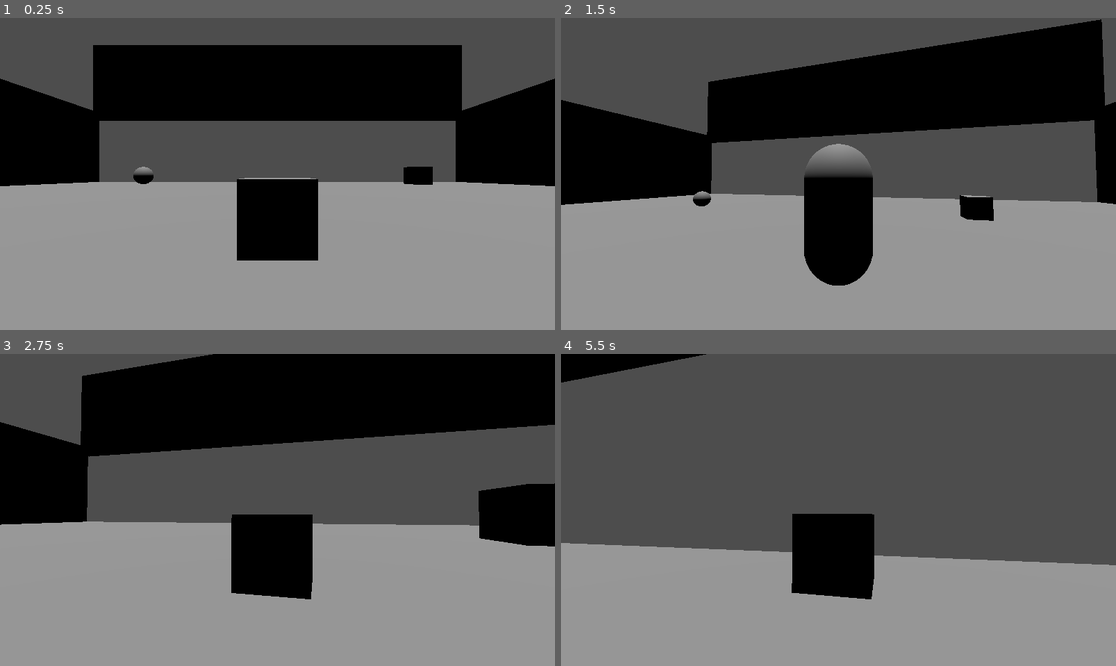
Above: before the commit, frames 1-4 (two rows, left to right).
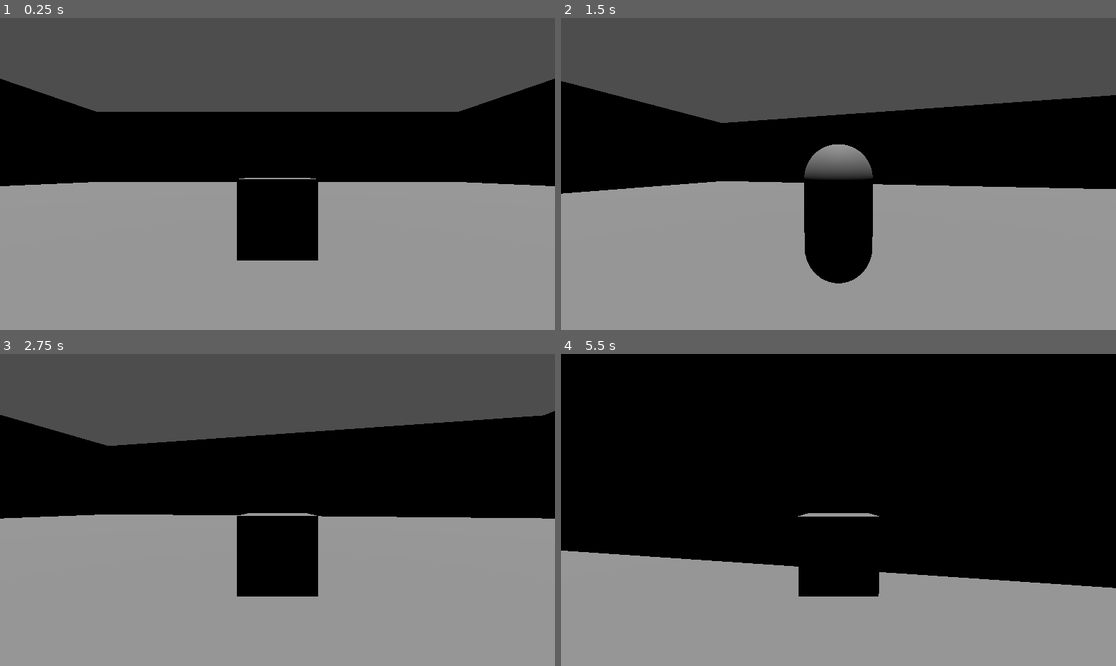
Above: after the commit, the same moments.

Repository: IMKarhu/GMTK2024
Game: Godot game, scene res://scenes/Playables/MyScene.tscn
The game is run twice, just before and just after one commit, with the same random seed, the same clock (stepped at 60 frames per second) and the same inputs.
Inputs (mouse positions are in pixels of both pictures, inside the frame that each line leads up to):
- Up to frame 1 (0.25 s): no input
- Up to frame 2 (1.5 s): move the mouse to (960, 158) at 0.52 s; hold D (move_right) 0.53-1.28 s; hold F (changeForm) 0.53-1.28 s; click (960, 158) at 0.67 s; tap Space (jump) at 0.77 s; move the mouse to (810, 174) at 1.27 s; hold W (move_forward) from 1.28 s (still down); tap E (interact) at 1.35 s
- Up to frame 3 (2.75 s): keep holding W (move_forward); tap Space (jump) at 1.52 s; move the mouse to (288, 503) at 2.02 s; hold F (changeForm) from 2.03 s (still down)
- Up to frame 4 (5.5 s): keep holding W (move_forward); move the mouse to (832, 516) at 2.77 s; release F (changeForm) at 2.78 s; tap E (interact) at 2.85, 4.35 s; tap Space (jump) at 3.02, 3.77, 4.52 s; move the mouse to (877, 513) at 3.52 s; hold F (changeForm) 3.53-4.28 s; move the mouse to (794, 506) at 4.27 s; move the mouse to (844, 510) at 5.02 s; hold F (changeForm) from 5.03 s (still down)

The runs differ from the first frame. In frame 1, 26% of the frame differs, in the area x 4-84%, y 8-54%; in frame 2, 30%; in frame 3, 43%; in frame 4, 66%, in the area x 0-100%, y 0-79%.

Commit message:
Modify movement, hopefully it is good enough

Diff:
--- a/OnlyDown/scenes/Player.tscn
+++ b/OnlyDown/scenes/Player.tscn
@@ -1,7 +1,8 @@
-[gd_scene load_steps=6 format=3 uid="uid://ld53tljlh81y"]
+[gd_scene load_steps=7 format=3 uid="uid://ld53tljlh81y"]
 
 [ext_resource type="Script" path="res://src/Player.gd" id="1_t77la"]
 [ext_resource type="Script" path="res://src/CameraController.gd" id="2_08ip3"]
+[ext_resource type="Script" path="res://src/MovementController.gd" id="2_vkd70"]
 
 [sub_resource type="TorusMesh" id="TorusMesh_v8sfi"]
 
@@ -20,6 +21,11 @@
 [node name="Collision" type="CollisionShape3D" parent="."]
 shape = SubResource("BoxShape3D_8daik")
 
+[node name="MovementController" type="Node" parent="." node_paths=PackedStringArray("m_player", "m_mesh")]
+script = ExtResource("2_vkd70")
+m_player = NodePath("..")
+m_mesh = NodePath("../Mesh")
+
 [node name="CameraRoot" type="Node3D" parent="."]
 transform = Transform3D(1, 0, 0, 0, 1, 0, 0, 0, 1, 0, 0.563407, 0)
 script = ExtResource("2_08ip3")
@@ -29,7 +35,14 @@
 [node name="CameraVertical" type="Node3D" parent="CameraRoot/CameraHorizontal"]
 
 [node name="SpringArm3D" type="SpringArm3D" parent="CameraRoot/CameraHorizontal/CameraVertical"]
+transform = Transform3D(-1, 0, -8.74228e-08, 0, 1, 0, 8.74228e-08, 0, -1, 0, 0, 0)
 spring_length = 3.0
 
 [node name="MainCamera" type="Camera3D" parent="CameraRoot/CameraHorizontal/CameraVertical/SpringArm3D"]
-transform = Transform3D(1, 0, 0, 0, 1, 0, 0, 0, 1, 0, 0, 3.349)
+transform = Transform3D(1, 0, 0, 0, 1, 0, 0, 0, 1, 0, 0, 2.95593)
+
+[connection signal="setAcceleration" from="." to="MovementController" method="_on_setAcceleration"]
+[connection signal="setMovementDirection" from="." to="MovementController" method="_on_setMovementDirection"]
+[connection signal="setSpeed" from="." to="MovementController" method="_on_setSpeed"]
+[connection signal="setVelocity" from="." to="MovementController" method="_on_setVelocity"]
+[connection signal="setCameraRotation" from="CameraRoot" to="MovementController" method="_on_setCameraRotation"]
--- a/OnlyDown/src/CameraController.gd
+++ b/OnlyDown/src/CameraController.gd
@@ -1,4 +1,6 @@
 extends Node
+
+signal setCameraRotation(_m_cameraRotation: float)
 
 @onready var m_cameraHorizontal = $CameraHorizontal
 @onready var m_cameraVertical = $CameraHorizontal/CameraVertical
@@ -39,3 +41,5 @@
 	m_vertical = clamp(m_vertical, m_min, m_max)
 	m_cameraHorizontal.rotation_degrees.y = lerp(m_cameraHorizontal.rotation_degrees.y, m_Horizontal, m_horizontalAcceleration * delta)
 	m_cameraVertical.rotation_degrees.x = lerp(m_cameraVertical.rotation_degrees.x, m_vertical, m_verticalAcceleration * delta)
+
+	setCameraRotation.emit(m_cameraHorizontal.rotation.y)
--- /dev/null
+++ b/OnlyDown/src/MovementController.gd
@@ -0,0 +1,40 @@
+extends Node
+
+## EXPORTS ##
+@export var m_player: CharacterBody3D
+@export var m_mesh: MeshInstance3D
+@export var m_rotationSpeed: float = 8
+
+## VARIABLES ##
+var m_direction: Vector3
+var m_velocity: Vector3
+var m_acceleration: float
+var m_speed: float
+var m_cameraRotation: float = 0
+
+
+func _physics_process(delta):
+	m_velocity.x = m_speed * m_direction.normalized().x
+	m_velocity.z = m_speed * m_direction.normalized().z
+
+	m_player.velocity = m_player.velocity.lerp(m_velocity, m_acceleration * delta)
+	m_player.move_and_slide()
+
+	var targetRotation = atan2(m_direction.x, m_direction.z) - m_player.rotation.y
+	m_mesh.rotation.y = lerp_angle(m_mesh.rotation.y, targetRotation, m_rotationSpeed * delta)
+
+
+func _on_setMovementDirection(_m_movementDirection: Vector3):
+	m_direction = _m_movementDirection.rotated(Vector3.UP, m_cameraRotation)
+
+func _on_setVelocity(_m_velocity: Vector3):
+	m_velocity = _m_velocity
+
+func _on_setSpeed(_m_speed: float):
+	m_speed = _m_speed
+
+func _on_setAcceleration(_m_acceleration: float):
+	m_acceleration = _m_acceleration
+
+func _on_setCameraRotation(_m_cameraRotation: float):
+	m_cameraRotation = _m_cameraRotation
--- a/OnlyDown/src/Player.gd
+++ b/OnlyDown/src/Player.gd
@@ -10,7 +10,14 @@
 const SPEED = 5.0
 const JUMP_VELOCITY = 4.5
 
-@export var m_camera: Camera3D
+signal setMovementDirection(_m_movementDirection: Vector3)
+signal setVelocity(_m_velocity: Vector3)
+signal setSpeed(_m_speed: float)
+signal setAcceleration(_m_acceleration: float)
+
+var m_movementDirection: Vector3
+var m_speed: float = 10
+var m_acceleration: float = 0.5
 
 
 # Get the gravity from the project settings to be synced with RigidBody nodes.
@@ -18,7 +25,6 @@
 
 func _ready():
 	mesh_instance = get_child(0)
-
 
 
 func _physics_process(delta):
@@ -30,22 +36,19 @@
 	if Input.is_action_just_pressed("jump") and is_on_floor():
 		velocity.y = JUMP_VELOCITY
 
-	# Get the input direction and handle the movement/deceleration.
-	# As good practice, you should replace UI actions with custom gameplay actions.
-	var input_dir = Input.get_vector("move_left", "move_right", "move_forward", "move_backwards")
-	var direction = (transform.basis * Vector3(input_dir.x, 0, input_dir.y)).normalized()
-	if direction:
-		velocity.x = direction.x * SPEED
-		velocity.z = direction.z * SPEED
-	else:
-		velocity.x = move_toward(velocity.x, 0, SPEED)
-		velocity.z = move_toward(velocity.z, 0, SPEED)
-
-	move_and_slide()
+	if is_movement():
+		setMovementDirection.emit(m_movementDirection)
+		setSpeed.emit(m_speed)
+		setAcceleration.emit(m_acceleration)
 
 func _input(event):
 	if event.is_action_pressed("changeForm"):
 		toggle_mesh()
+
+	m_movementDirection.x = Input.get_action_strength("move_left") - Input.get_action_strength("move_right")
+	m_movementDirection.z = Input.get_action_strength("move_forward") - Input.get_action_strength("move_backwards")
+	#Input.get_vector("move_left", "move_right", "move_forward", "move_backwards")
+	print(m_movementDirection)
 
 func toggle_mesh():
 	if mesh_instance.mesh == currentMesh:
@@ -92,3 +95,6 @@
 
 	if new_shape:
 		collision_shape.shape = new_shape
+
+func is_movement() -> bool:
+	return abs(m_movementDirection.x) > 0 or abs(m_movementDirection.z) > 0
Not shown: 1 places in OnlyDown/scenes/Playables/MyScene.tscn that only renumber resources
